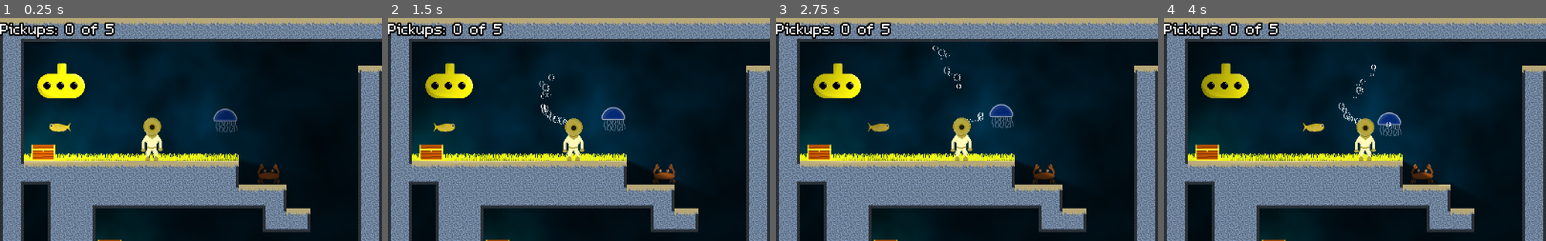
Above: before the commit, frames 1-4 (left to right).
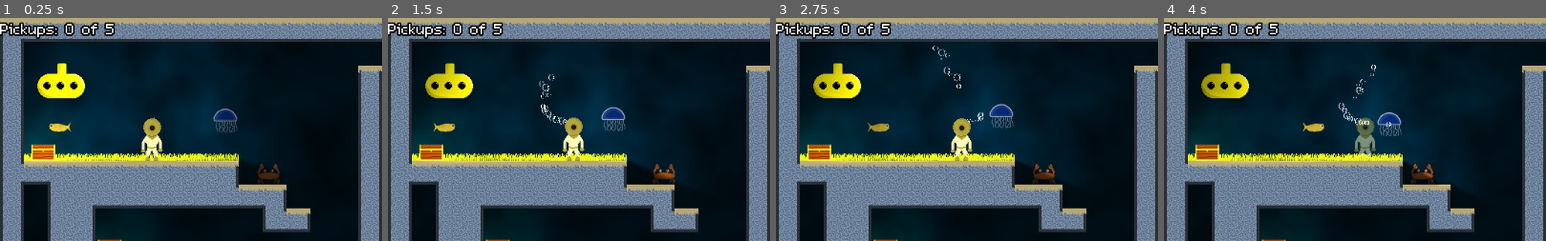
Above: after the commit, the same moments.

Repository: bengosney/diver
Game: Godot game, scene res://Main.tscn
Two runs of this game, one before a commit and one after it. Both use one fixed random seed, a clock stepped at 60 frames per second and the inputs below.
Inputs:
- Up to frame 1 (0.25 s): no input
- Up to frame 2 (1.5 s): hold Down (buoyancy_dec) 0.53-1.28 s; hold Right (walk_right) from 0.53 s (still down); tap Up (buoyancy_inc) at 1.35 s
- Up to frame 3 (2.75 s): release Right (walk_right) at 2.03 s; hold Left (walk_left) from 2.03 s (still down); hold Down (buoyancy_dec) from 2.03 s (still down)
- Up to frame 4 (4 s): release Left (walk_left) at 2.78 s; release Down (buoyancy_dec) at 2.78 s; hold Right (walk_right) from 2.78 s (still down); tap Up (buoyancy_inc) at 2.85 s; hold Down (buoyancy_dec) from 3.53 s (still down)
The pictures show only the part of the screen within x 0-50%, y 0-50%; the shares and areas given below are measured in that part.

The runs differ from the first frame. In frame 1, 0.2% of the frame differs, in the area x 36-43%, y 44-61%; in frame 2, 0.2%; in frame 3, 0.2%; in frame 4, 0.8%, in the area x 49-56%, y 44-65%.

Commit message:
Sort of flash play on hit, it's not good

Diff:
--- a/Player/Player.gd
+++ b/Player/Player.gd
@@ -115,6 +115,8 @@
 	if not can_be_hit:
 		return
 
+	$AnimatedSprite.self_modulate = Color(1, 1, 1, 0.5)
+
 	can_be_hit = false
 	var leek = floor((starting_air / 100) * dammage)
 
@@ -131,3 +133,4 @@
 
 func _on_HitTimer_timeout():
 	can_be_hit = true
+	$AnimatedSprite.self_modulate = Color(1, 1, 1, 1)
--- a/Player/Player.tscn
+++ b/Player/Player.tscn
@@ -59,6 +59,7 @@
 light_mask = 2
 frames = SubResource( 1 )
 animation = "idle"
+frame = 1
 playing = true
 
 [node name="Leeks" type="Node2D" parent="."]
